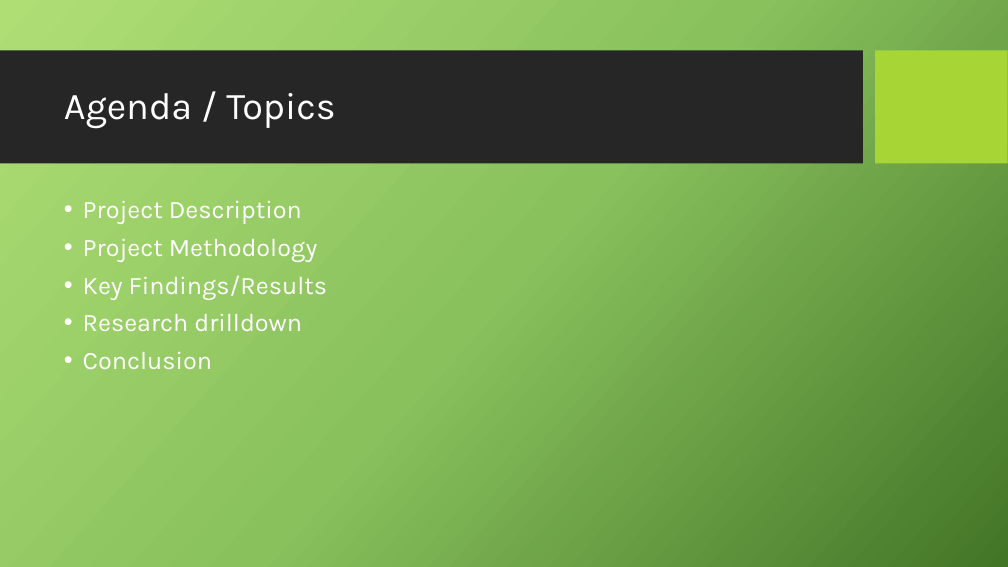
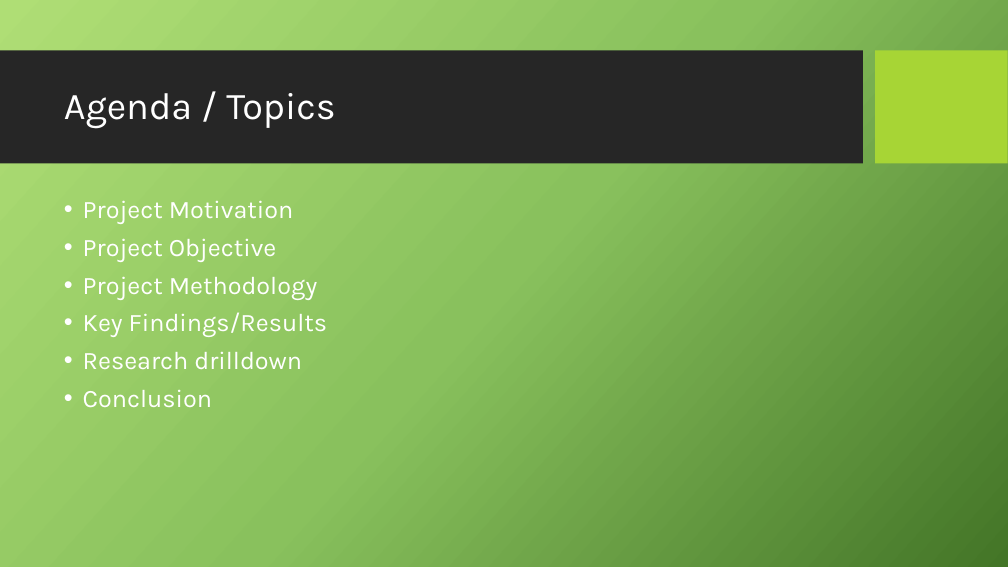
Before and after one commit to Kevin-McConchie/project4fork, a slide deck: slide 2 of Telecom Customer Church - Presentation.pptx. Drawn at 1008x567 pixels with LibreOffice and Linux fonts; fonts in the diff are those of the drawing; background and template pictures are left out. Boxes give left, top, right and bottom in pixels: in the first picture for what was removed or moved away, otherwise in the second. Text is boxed around its words. In the diff, an @@ line names an element or a change of style, - is before the commit and + after.

```diff
--- a/Telecom Customer Church - Presentation.pptx
+++ b/Telecom Customer Church - Presentation.pptx
@@ text at bbox=[83, 201, 294, 262]: text changed @@
-• Project Description
+• Project Motivation
+• Project Objective
```
Also in this commit, not shown: 6 other slides changed, 19 slides added, 9 slides removed.
